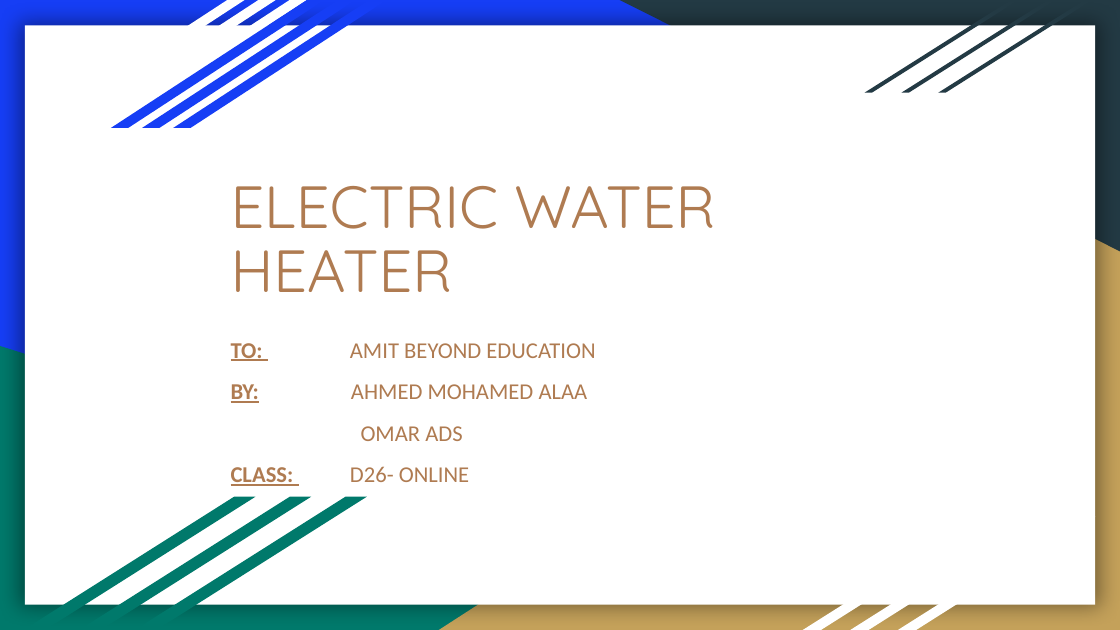
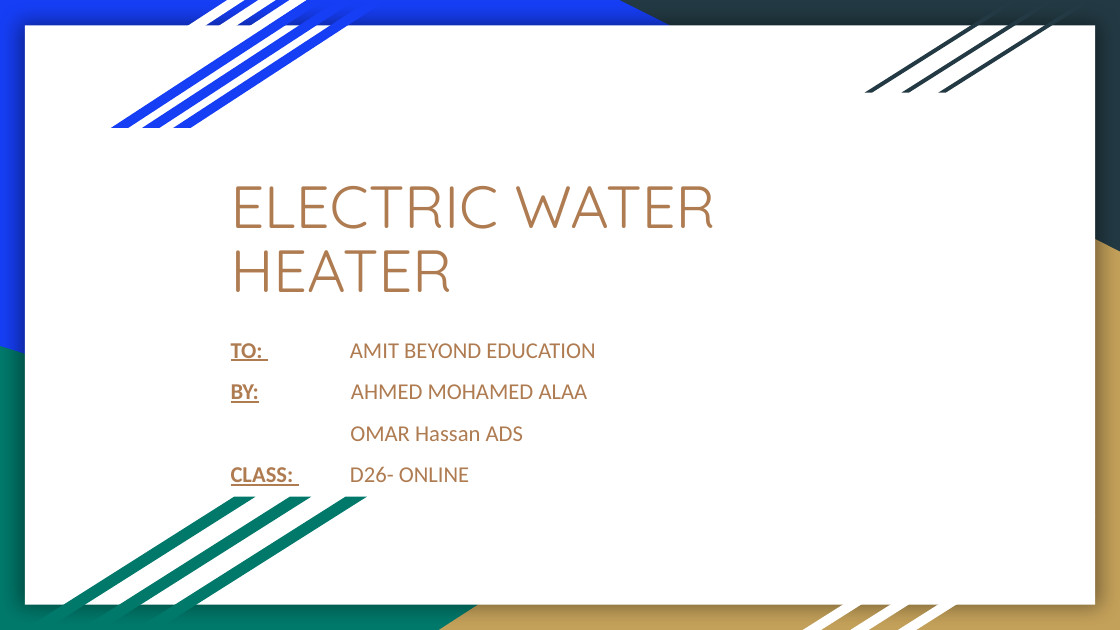
Before and after one commit to Ahmedalaa2016/Electric-Heater--AMIT-D26_Online, a slide deck: slide 1 of Electric Heater D26_Online.pptx. Drawn at 1120x630 pixels with LibreOffice and Linux fonts; fonts in the diff are those of the drawing. Boxes give left, top, right and bottom in pixels: in the first picture for what was removed or moved away, otherwise in the second. Text is boxed around its words. In the diff, an @@ line names an element or a change of style, - is before the commit and + after.

Commit message:
1.0.2

```diff
--- a/Electric Heater D26_Online.pptx
+++ b/Electric Heater D26_Online.pptx
@@ subtitle at box(350, 426, 523, 441): text changed @@
-OMAR ADS
+OMAR Hassan ADS
```
